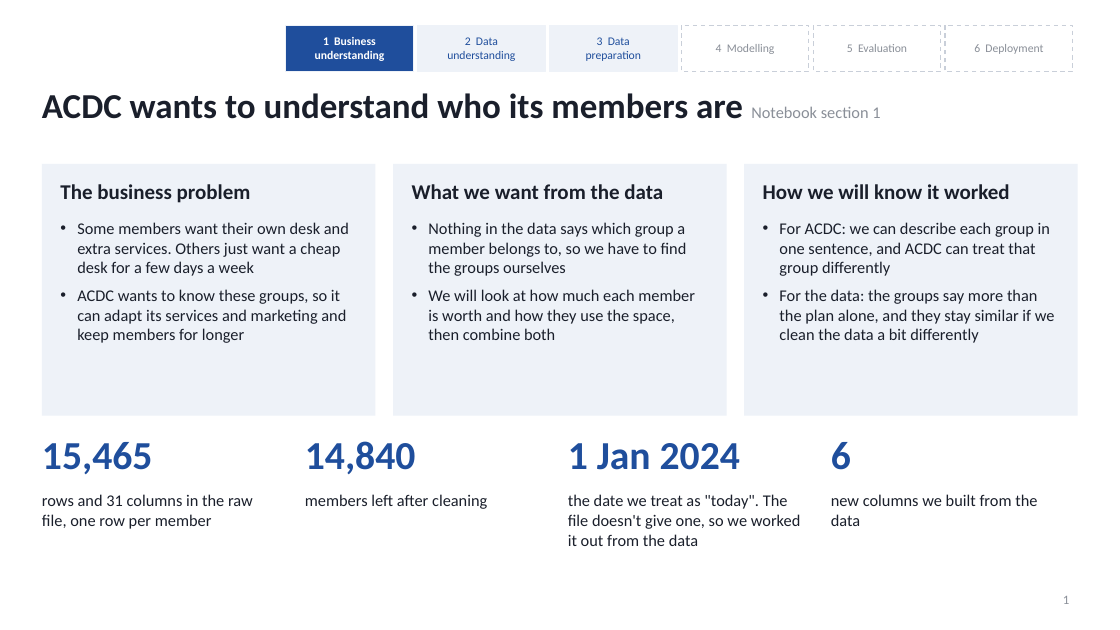
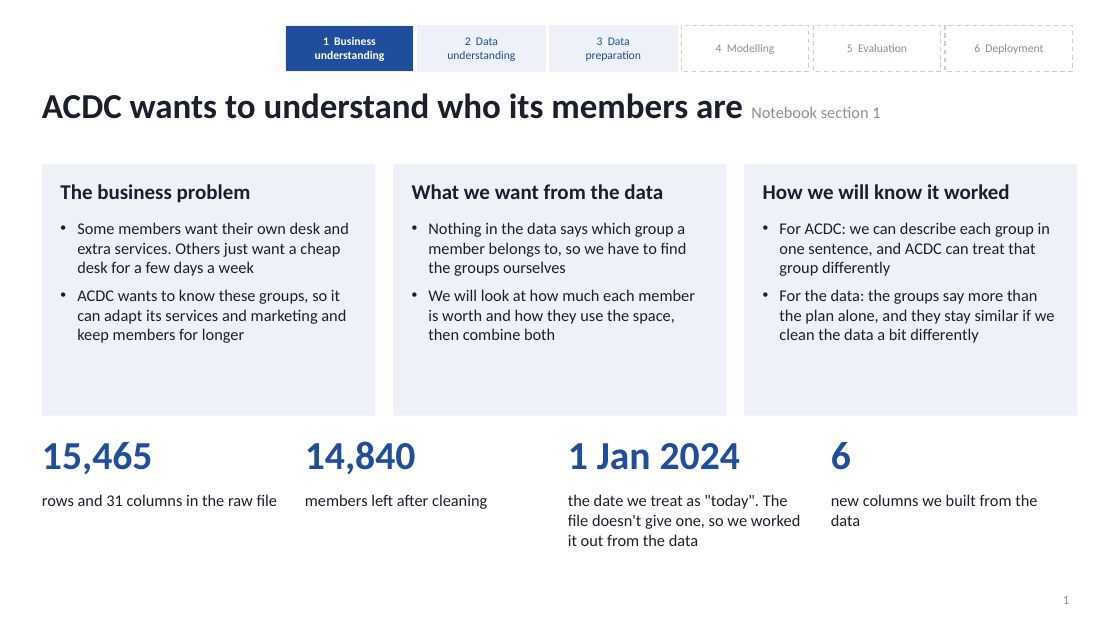
Before and after one commit to MohamedTrikiSoftwareEngineer/DM_Group_10, a slide deck: slide 2 of Discussion_Slides/Group10_EDA_Slides.pptx. Drawn at 1120x630 pixels with LibreOffice and Linux fonts; fonts in the diff are those of the drawing; background and template pictures are left out. Boxes give left, top, right and bottom in pixels: in the first picture for what was removed or moved away, otherwise in the second. Text is boxed around its words. In the diff, an @@ line names an element or a change of style, - is before the commit and + after.

Commit message:
Update the slides and remove draft wording from the notebook

```diff
--- a/Discussion_Slides/Group10_EDA_Slides.pptx
+++ b/Discussion_Slides/Group10_EDA_Slides.pptx
@@ text at bbox=[42, 494, 278, 506]: text changed @@
-rows and 31 columns in the raw file, one row per member
+rows and 31 columns in the raw file
```
Also in this commit, not shown: 2 other slides changed, 2 other files.
